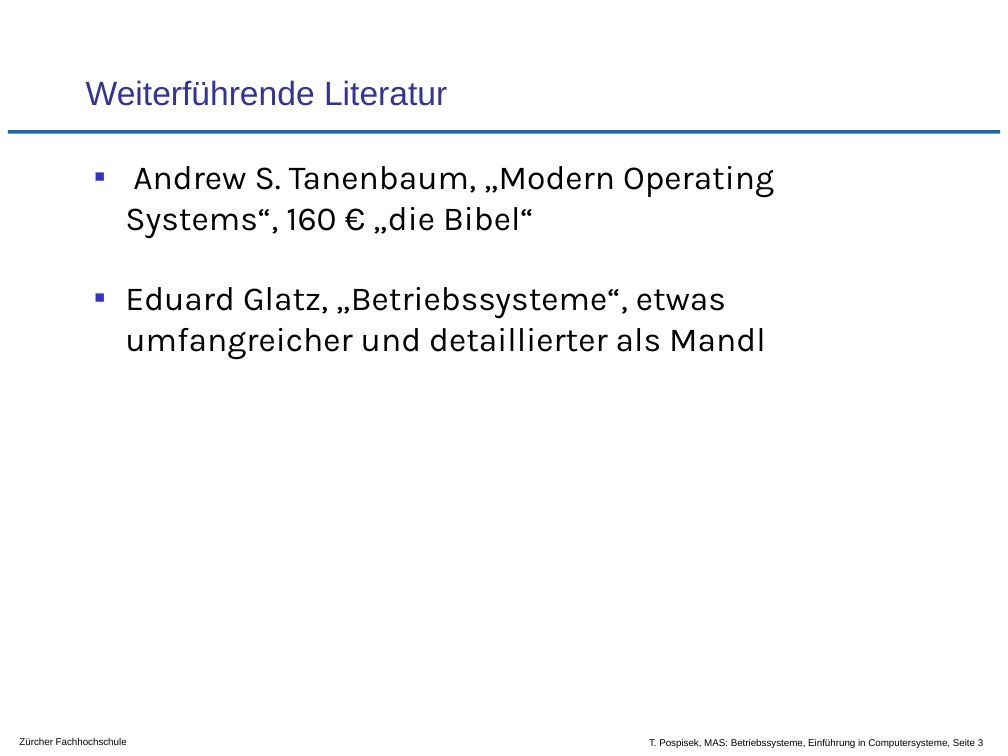
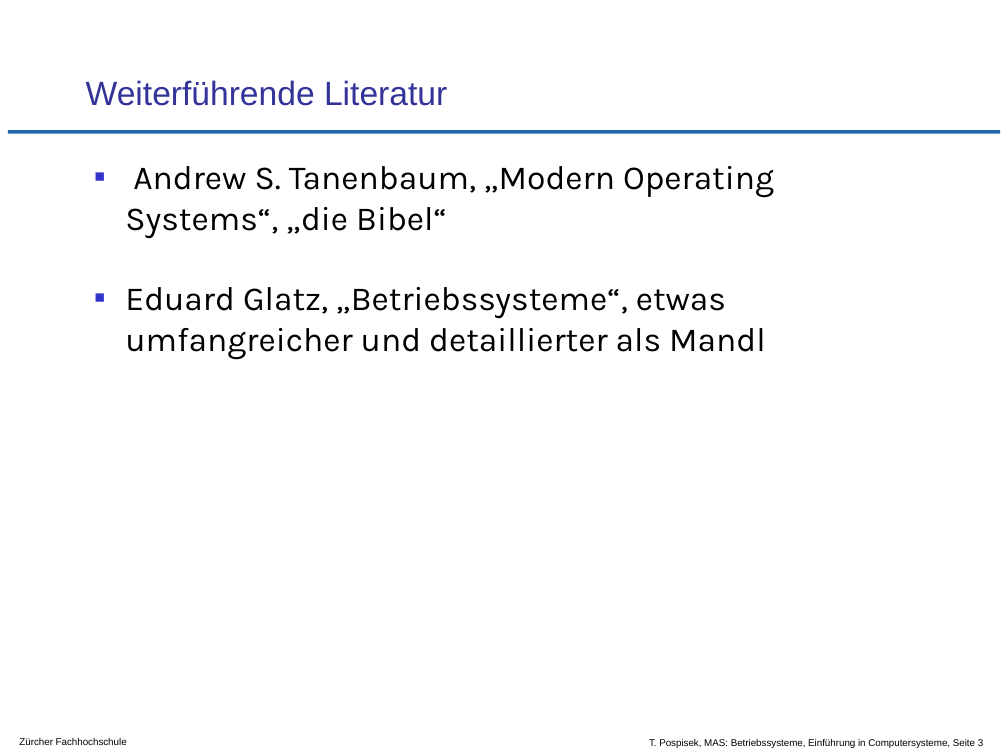
Before and after one commit to tpo/betriebssysteme, a slide deck: slide 3 of 01-1_Einführung_in_Computersysteme.odp. Drawn at 1008x756 pixels with LibreOffice and Linux fonts; fonts in the diff are those of the drawing; background and template pictures are left out. Boxes give left, top, right and bottom in pixels: in the first picture for what was removed or moved away, otherwise in the second. Text is boxed around its words. In the diff, an @@ line names an element or a change of style, - is before the commit and + after.

Commit message:
"modern operating systems" ungebunden ist "nur" noch 66Euro

```diff
--- a/01-1_Einführung_in_Computersysteme.odp
+++ b/01-1_Einführung_in_Computersysteme.odp
@@ text at [125, 166, 774, 238]: text changed @@
-▪ Andrew S. Tanenbaum, „Modern Operating Systems“, 160 € „die Bibel“
+▪ Andrew S. Tanenbaum, „Modern Operating Systems“, „die Bibel“
```
